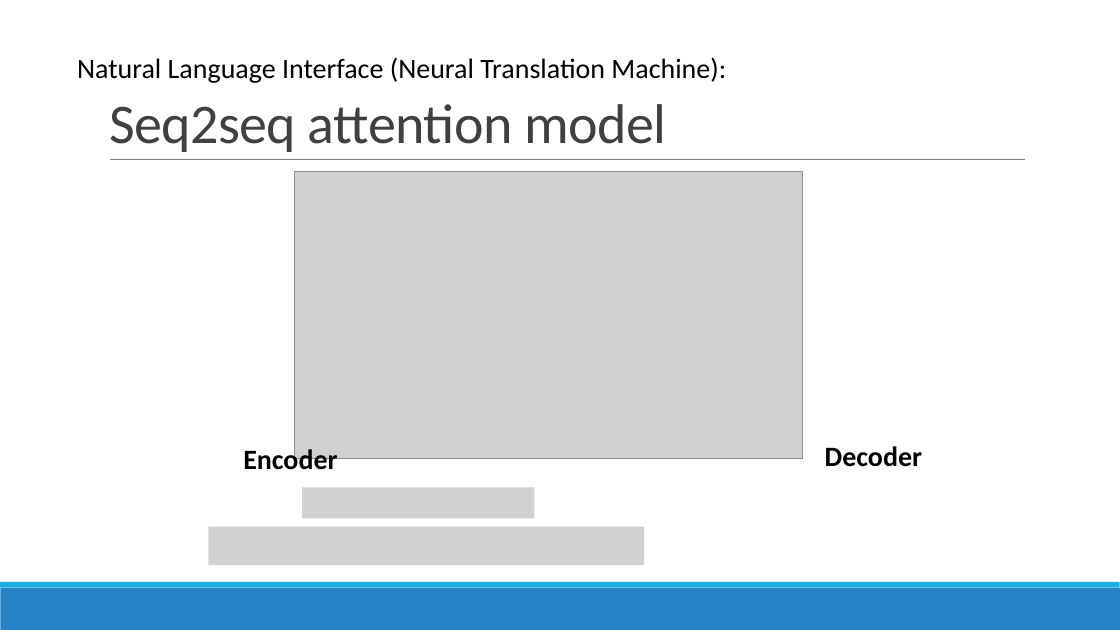
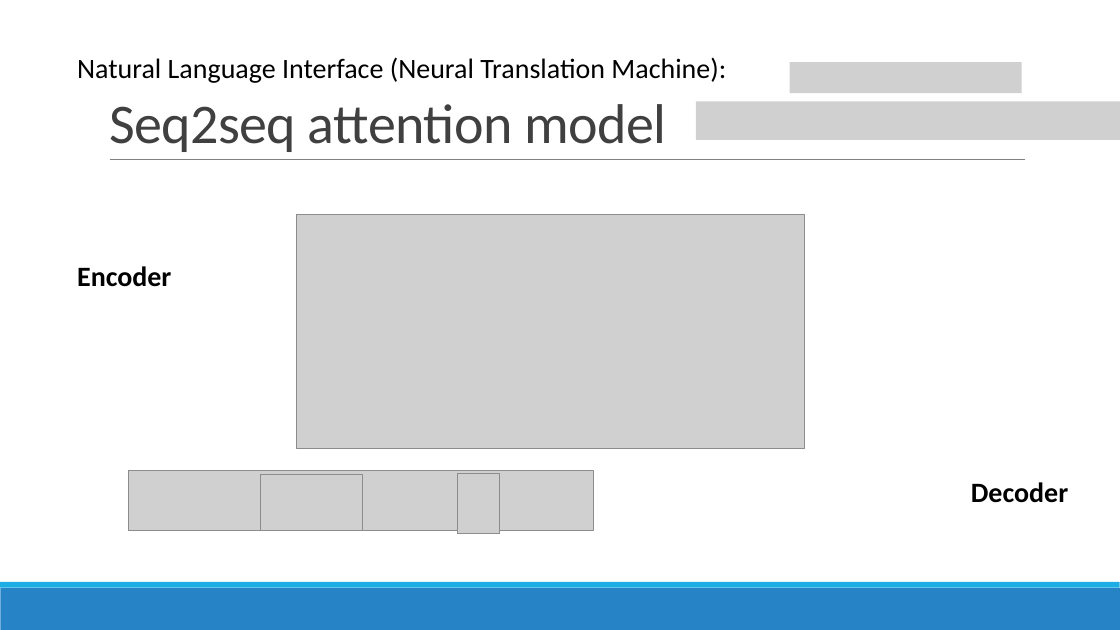
Before and after one commit to richardxiong/dnnQuery, a slide deck: slide 12 of dnnQuery2.pptx (slide 11 before the commit). Drawn at 1120x630 pixels with LibreOffice and Linux fonts; fonts in the diff are those of the drawing; grey boxes stand for pictures. Boxes give left, top, right and bottom in pixels: in the first picture for what was removed or moved away, otherwise in the second. Text is boxed around its words. In the diff, an @@ line names an element or a change of style, - is before the commit and + after.

```diff
--- a/dnnQuery2.pptx
+++ b/dnnQuery2.pptx
@@ picture added at [790, 62, 1022, 93] @@
@@ picture added at [696, 102, 1120, 140] @@
@@ picture: place and size @@
-picture at [294, 171, 802, 458]
+picture at [297, 215, 805, 449]
@@ text "Encoder": place and size @@
-text "Encoder" at [243, 446, 337, 470]
+text "Encoder" at [77, 266, 171, 287]
@@ picture added at [128, 471, 593, 530] @@
@@ picture added at [260, 474, 362, 530] @@
@@ picture added at [458, 473, 500, 534] @@
@@ text "Decoder": place and size @@
-text "Decoder" at [825, 446, 922, 467]
+text "Decoder" at [971, 482, 1068, 503]
@@ picture removed at [302, 487, 534, 518] @@
@@ picture removed at [208, 527, 644, 565] @@
```
Also in this commit, not shown: 1 other slide changed, 1 slide added, 3 other files.
